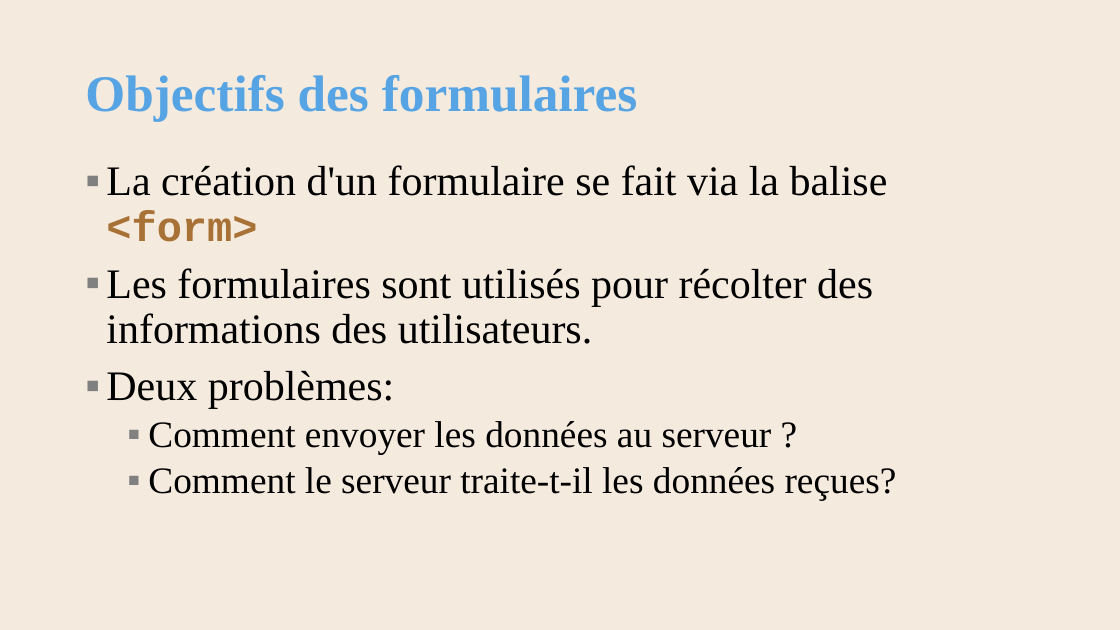
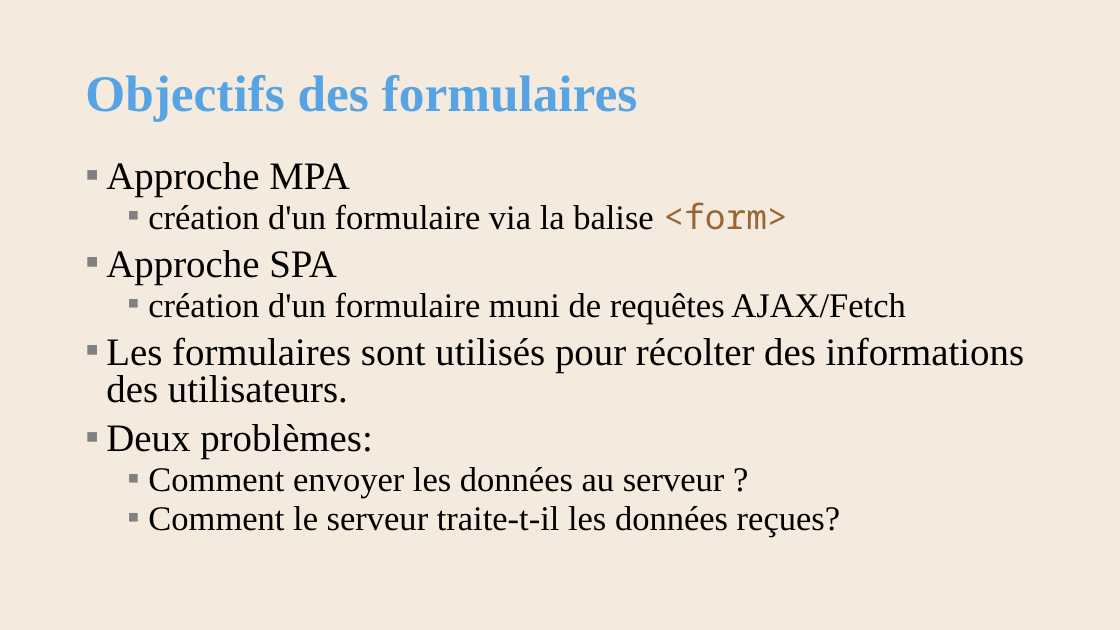
Before and after one commit to AlainWafflard/4IPW3, a slide deck: slide 7 of syllabus/22_traitement_formulaire/syllabus_22_php_form.pptx. Drawn at 1120x630 pixels with LibreOffice and Linux fonts; fonts in the diff are those of the drawing; background and template pictures are left out. Boxes give left, top, right and bottom in pixels: in the first picture for what was removed or moved away, otherwise in the second. Text is boxed around its words. In the diff, an @@ line names an element or a change of style, - is before the commit and + after.

Commit message:
2026/02/23 : - update chap 13, 22, 25, 27 - add AWebWiz framework with Fetch

```diff
--- a/syllabus/22_traitement_formulaire/syllabus_22_php_form.pptx
+++ b/syllabus/22_traitement_formulaire/syllabus_22_php_form.pptx
@@ text at (106,162,905,323): text changed; size 36 to 29.6 pt @@
-▪ La création d'un formulaire se fait via la balise <form>
+▪ Approche MPA
+  ▪ création d'un formulaire via la balise <form>
+▪ Approche SPA
+  ▪ création d'un formulaire muni de requêtes AJAX/Fetch
@@ text at (106,337,1024,536): size 36 to 33.3 pt in "Les formulaires sont utilisés pour récolter des ...", "Deux problèmes:"; size 32 to 29.6 pt in "Comment envoyer les données au serveur ?", "Comment le serveur traite-t-il les données reçues?"; line spacing 0.9 to 0.8 @@
```
Also in this commit, not shown: 2 other slides changed, 1 slide added, 1 slide removed, 13 other files.
